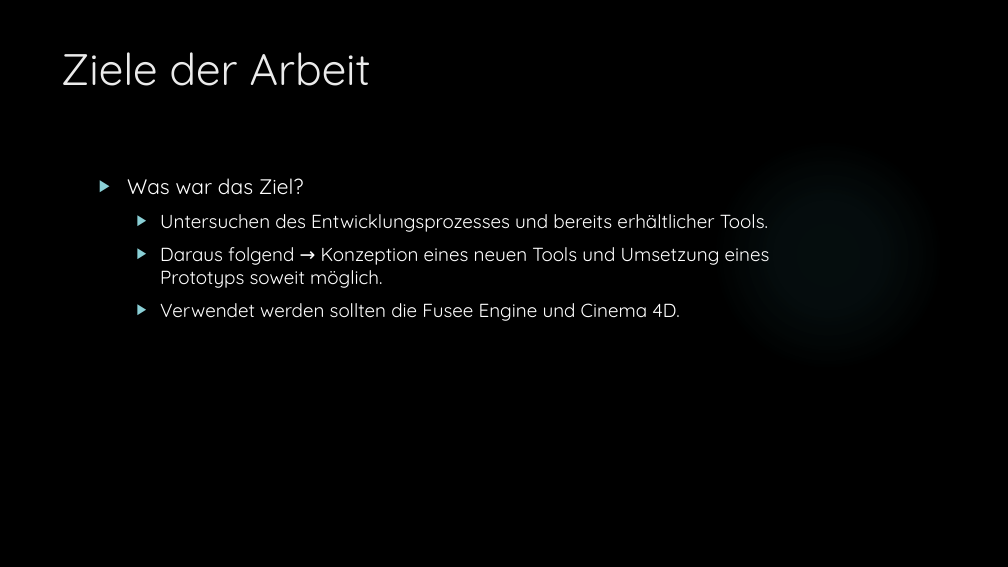
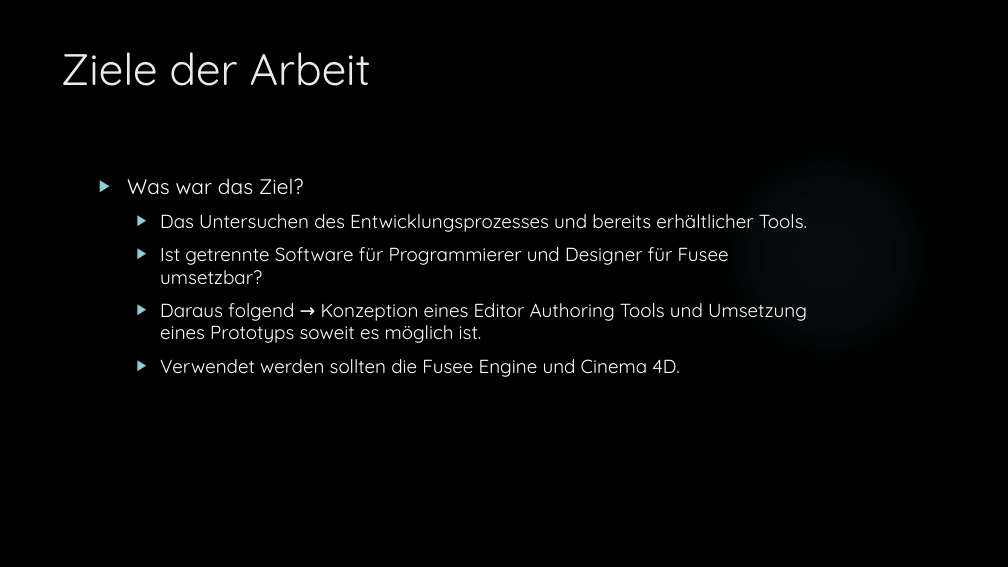
Before and after one commit to dNovel/MasterThesisWS1415, a slide deck: slide 4 of Disputation/Praesentation_DominikSteffen.pptx (slide 5 before the commit). Drawn at 1008x567 pixels with LibreOffice and Linux fonts; fonts in the diff are those of the drawing; background and template pictures are left out. Boxes give left, top, right and bottom in pixels: in the first picture for what was removed or moved away, otherwise in the second. Text is boxed around its words. In the diff, an @@ line names an element or a change of style, - is before the commit and + after.

```diff
--- a/Disputation/Praesentation_DominikSteffen.pptx
+++ b/Disputation/Praesentation_DominikSteffen.pptx
@@ text at (160,214,807,343): text changed @@
-  ▶ Untersuchen des Entwicklungsprozesses und bereits erhältlicher Tools.
-  ▶ Daraus folgend → Konzeption eines neuen Tools und Umsetzung eines Prototyps soweit möglich.
+  ▶ Das Untersuchen des Entwicklungsprozesses und bereits erhältlicher Tools.
+  ▶ Ist getrennte Software für Programmierer und Designer für Fusee umsetzbar?
+  ▶ Daraus folgend → Konzeption eines Editor Authoring Tools und Umsetzung eines Prototyps soweit es möglich ist.
```
Also in this commit, not shown: 27 other slides changed, 1 slide added, 1 slide removed, 1 other file.
